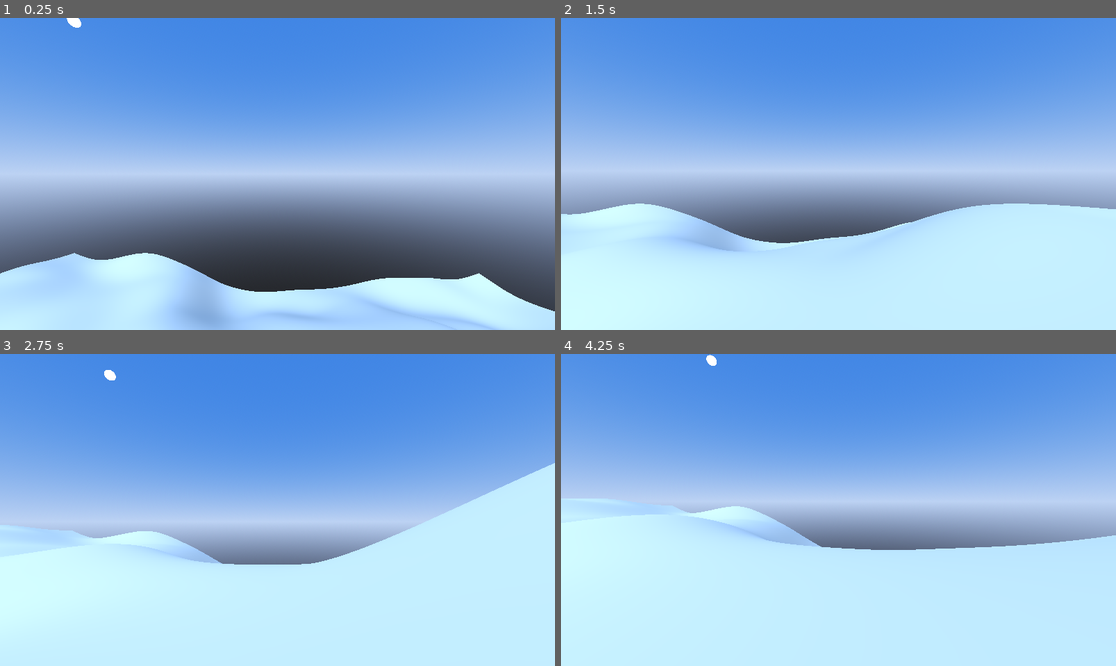
Above: before the commit, frames 1-4 (two rows, left to right).
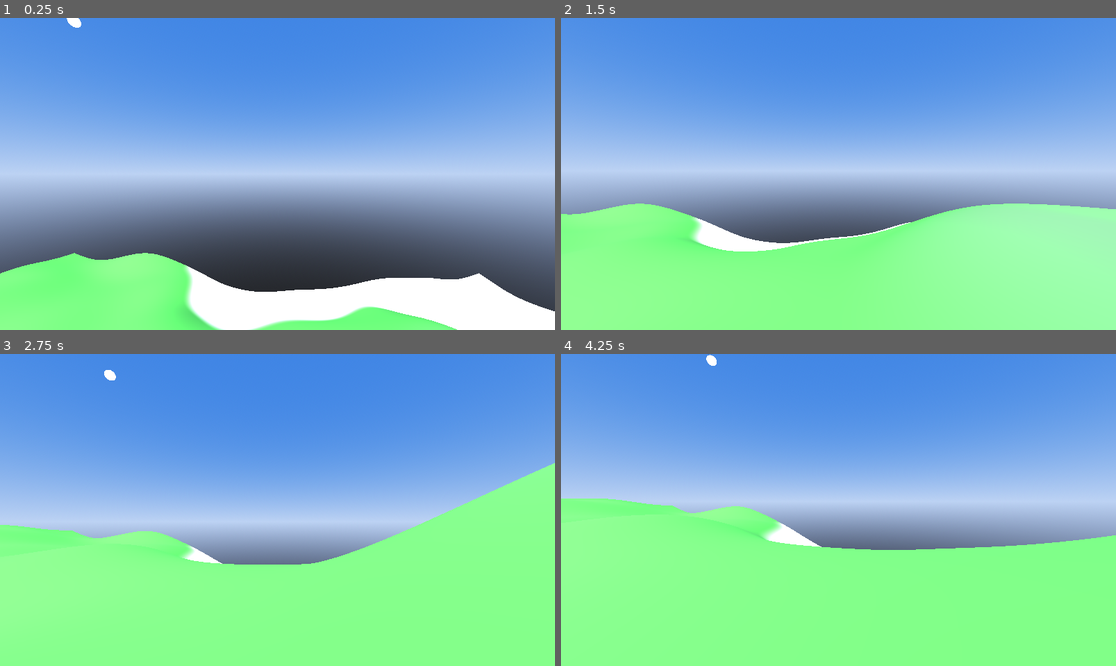
Above: after the commit, the same moments.

Repository: nialljmiller/WonkyLands
Game: Godot game, scene res://terrain_generator.tscn
Same seed, same stepped clock (60 frames per second), same inputs: the game is played once before the commit and once after it.
Inputs (mouse positions are in pixels of both pictures, inside the frame that each line leads up to):
- Up to frame 1 (0.25 s): no input
- Up to frame 2 (1.5 s): tap Enter (ui_accept) at 0.5, 0.77 s; move the mouse to (866, 174) at 0.52 s; hold Up (ui_up) from 0.53 s (still down); move the mouse to (810, 174) at 1.27 s
- Up to frame 3 (2.75 s): keep holding Up (ui_up); tap Enter (ui_accept) at 1.52 s; move the mouse to (288, 503) at 2.02 s
- Up to frame 4 (4.25 s): keep holding Up (ui_up); move the mouse to (832, 516) at 2.77 s; tap Enter (ui_accept) at 3.02, 3.77 s; move the mouse to (877, 513) at 3.52 s

The runs differ from the first frame. In frame 1, 17% of the frame differs, in the area x 0-100%, y 75-100%; in frame 2, 36%; in frame 3, 43%; in frame 4, 44%, in the area x 0-100%, y 46-100%.

Commit message:
auto update

Diff:
--- a/TerrainGenerator.gd
+++ b/TerrainGenerator.gd
@@ -262,6 +262,7 @@
 
 
 
+# Modified apply_height_based_texturing function
 func apply_height_based_texturing():
 	# Create shader material for terrain
 	var terrain_material = ShaderMaterial.new()
@@ -271,15 +272,17 @@
 	shader.code = """
 	shader_type spatial;
 
-	uniform sampler2D texture_low : source_color, repeat_enable;  // Water/beach
-	uniform sampler2D texture_mid : source_color, repeat_enable;  // Plains/grass
-	uniform sampler2D texture_high : source_color, repeat_enable; // Mountains
-
-	uniform float low_threshold = 0.0;
-	uniform float mid_threshold = 15.0;
-	uniform float high_threshold = 30.0;
-	uniform float blend_range = 5.0;
-	uniform float texture_scale = 20.0;
+	uniform float low_threshold = -10.0;    // Sand level
+	uniform float mid_threshold = 0.0;      // Grass level
+	uniform float high_threshold = 20.0;    // Rock level
+	uniform float snow_threshold = 35.0;    // Snow level
+	uniform float blend_range = 3.0;        // Blend zone between terrains
+
+	// Colors for each elevation
+	uniform vec3 sand_color = vec3(0.94, 0.83, 0.64);    // Light sand
+	uniform vec3 grass_color = vec3(0.33, 0.63, 0.22);   // Green grass
+	uniform vec3 rock_color = vec3(0.50, 0.45, 0.40);    // Gray rock
+	uniform vec3 snow_color = vec3(0.95, 0.95, 0.97);    // White snow
 
 	varying vec3 vertex_pos;
 
@@ -288,49 +291,50 @@
 	}
 
 	void fragment() {
-		// Scale UV coordinates for tiling
-		vec2 scaled_uv = UV * texture_scale;
-
-		// Height-based texturing
+		// Height-based coloring
 		float height = vertex_pos.y;
 
 		// Calculate blend factors based on height
-		float low_factor = 1.0 - smoothstep(low_threshold, low_threshold + blend_range, height);
-		float mid_factor = smoothstep(low_threshold, low_threshold + blend_range, height) -
-							smoothstep(mid_threshold, mid_threshold + blend_range, height);
-		float high_factor = smoothstep(mid_threshold, mid_threshold + blend_range, height);
-
-		// Sample textures and blend
-		vec3 low_color = texture(texture_low, scaled_uv).rgb;
-		vec3 mid_color = texture(texture_mid, scaled_uv).rgb;
-		vec3 high_color = texture(texture_high, scaled_uv).rgb;
-
-		// Combine textures based on height
-		vec3 final_color = low_color * low_factor + mid_color * mid_factor + high_color * high_factor;
+		float sand_factor = 1.0 - smoothstep(low_threshold, low_threshold + blend_range, height);
+		float grass_factor = smoothstep(low_threshold, low_threshold + blend_range, height) -
+							smoothstep(mid_threshold + blend_range, high_threshold, height);
+		float rock_factor = smoothstep(mid_threshold + blend_range, high_threshold, height) -
+							smoothstep(high_threshold, snow_threshold, height);
+		float snow_factor = smoothstep(high_threshold, snow_threshold, height);
+
+		// Combine colors based on height
+		vec3 final_color = sand_color * sand_factor +
+						  grass_color * grass_factor +
+						  rock_color * rock_factor +
+						  snow_color * snow_factor;
 
 		// Apply lighting
 		ALBEDO = final_color;
+
+		// Add some roughness variation based on elevation
+		ROUGHNESS = mix(0.9, 0.1, snow_factor); // Snow is smoother than rock
+
+		// Make the rock more specular
+		METALLIC = rock_factor * 0.2;
 	}
 	"""
 
 	terrain_material.shader = shader
 
-	# Create or load textures
-	var texture_low = load_texture("res://textures/sand.png")
-	var texture_mid = load_texture("res://textures/grass.png")
-	var texture_high = load_texture("res://textures/rock.png")
-
-	# Set shader parameters
-	terrain_material.set_shader_parameter("texture_low", texture_low)
-	terrain_material.set_shader_parameter("texture_mid", texture_mid)
-	terrain_material.set_shader_parameter("texture_high", texture_high)
-	terrain_material.set_shader_parameter("low_threshold", 0.0)
-	terrain_material.set_shader_parameter("mid_threshold", 15.0)
-	terrain_material.set_shader_parameter("high_threshold", 30.0)
-	terrain_material.set_shader_parameter("blend_range", 5.0)
-	terrain_material.set_shader_parameter("texture_scale", 20.0)
-
-	# Apply material to terrain mesh
+	# Set shader parameters with more diverse elevation thresholds
+	terrain_material.set_shader_parameter("low_threshold", -10.0) # // Sand level
+	terrain_material.set_shader_parameter("mid_threshold", 0.0)   # // Grass level
+	terrain_material.set_shader_parameter("high_threshold", 20.0) # // Rock level
+	terrain_material.set_shader_parameter("snow_threshold", 35.0) # // Snow level
+	terrain_material.set_shader_parameter("blend_range", 3.0)     # // Blend zone
+
+	#// Set colors
+	terrain_material.set_shader_parameter("sand_color", Color(0.94, 0.83, 0.64))  #// Sand
+	terrain_material.set_shader_parameter("grass_color", Color(0.33, 0.63, 0.22)) #// Grass
+	terrain_material.set_shader_parameter("rock_color", Color(0.50, 0.45, 0.40))  #// Rock
+	terrain_material.set_shader_parameter("snow_color", Color(0.95, 0.95, 0.97))  #// Snow
+
+	#// Apply material to terrain mesh
 	mesh_instance.material_override = terrain_material
 
 
